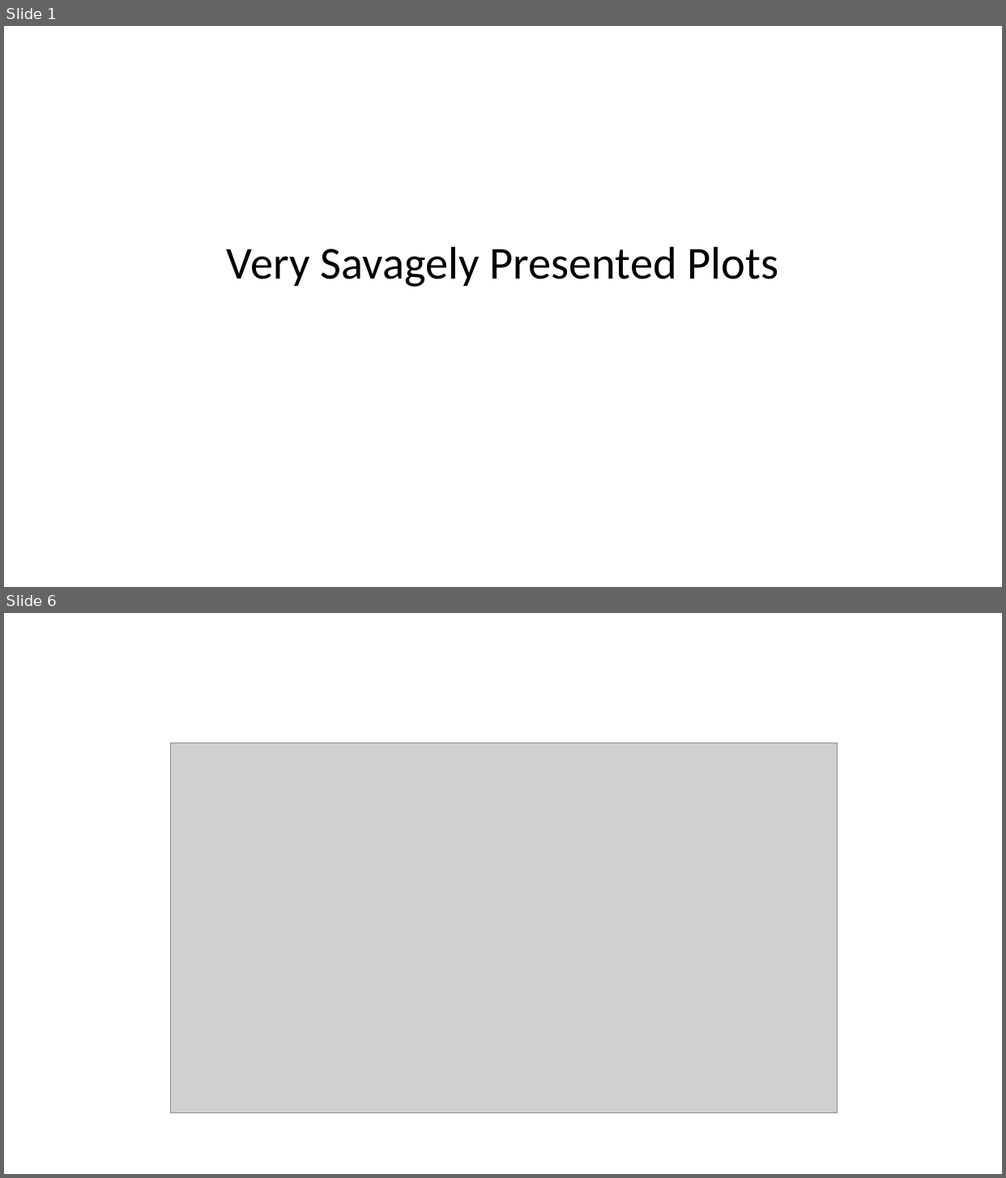
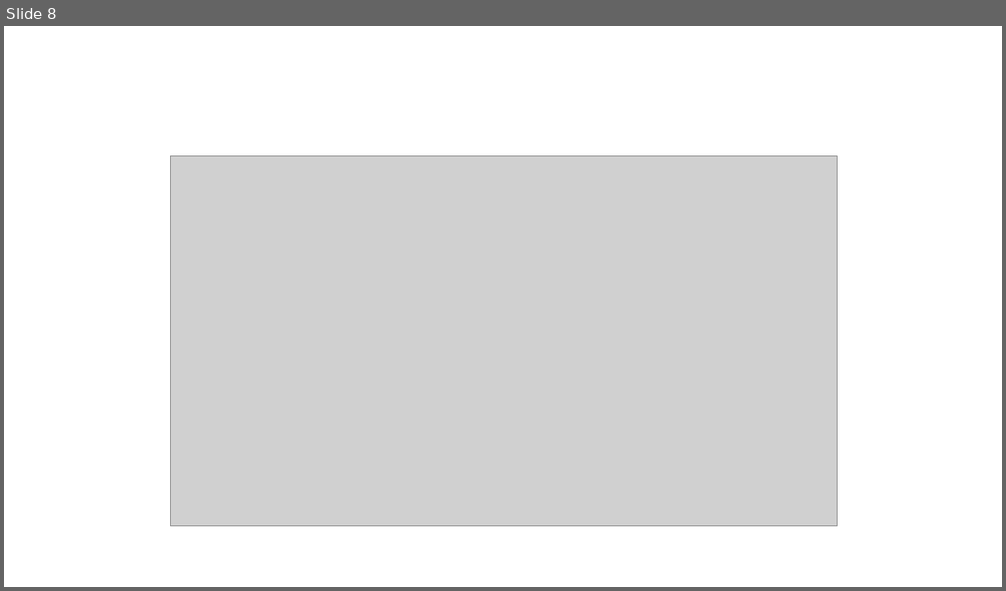
Before and after one commit to Sviatkd/DatafestivalWork, a slide deck: presentation.pptx. Shown one above the other, each under a label of ours: slides 1 and 6 before the commit, slide 8 after it; the slides between them are not shown. The pictures are 1006x1178 and 1006x591 pixels, drawn with LibreOffice and Linux fonts; fonts in the diff are those of the drawing; grey boxes stand for pictures. Boxes give left, top, right and bottom in pixels: in the first picture for what was removed or moved away, otherwise in the second. Text is boxed around its words. In the diff, an @@ line names an element or a change of style, - is before the commit and + after.

```diff
--- a/presentation.pptx
+++ b/presentation.pptx
@@ slide 1 removed at (x1=4, y1=26, x2=1002, y2=587), background #FFFFFF @@
@@ title removed at (x1=227, y1=246, x2=779, y2=287) @@
-Very Savagely Presented Plots
@@ what was slide 6 is now slide 8 @@
```
Also in this commit, not shown: 4 slides changed, 5 slides added, 2 other slides removed, 1 other file.
